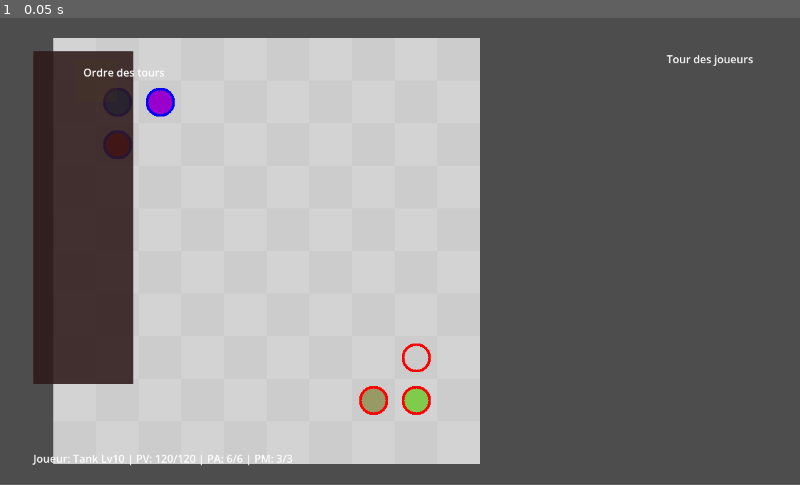
Above: before the commit, frame 1.
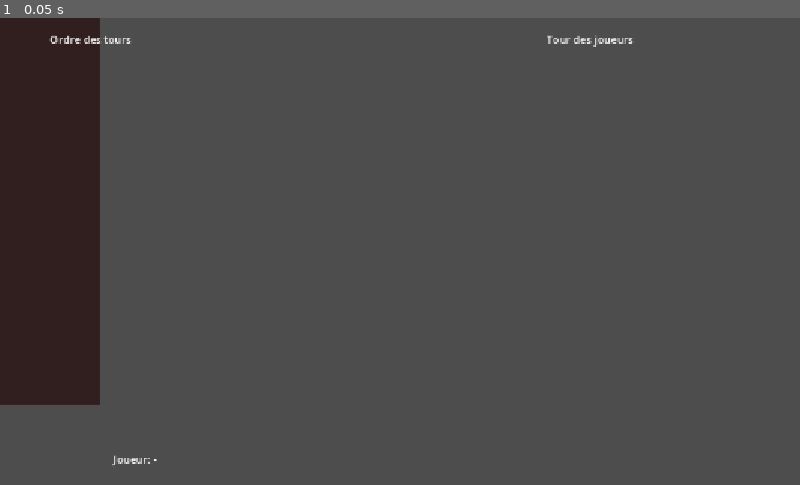
Above: after the commit, the same moment.

Repository: CharlieG42/Zimut
Game: Godot game, scene res://scenes/Main.tscn
Same seed, same stepped clock (60 frames per second), same inputs: the game is played once before the commit and once after it.
Inputs:
- Up to frame 1 (0.05 s): no input
In our replay, the window is 800x466 before the commit and 800x467 after it. These sizes can differ from the game's own. Grey fills any space a smaller window leaves; there, only what the larger window draws over its background counts as a difference.

The runs differ from the first frame. In frame 1, 49% of the frame differs, in the area x 0-95%, y 0-96%.
Error before the commit: Invalid call. Nonexistent function 'clear' in base 'VBoxContainer'. (res://scripts/Main.gd:65)
Error after the commit: Parse Error: Class "GameManager" hides an autoload singleton. (res://scripts/GameManager.gd:2)

Commit message:
Modif proposées par ClaudeAI

Diff:
--- a/prototype/Godot/project.godot
+++ b/prototype/Godot/project.godot
@@ -23,6 +23,7 @@
 
 window/size/viewport_width=1200
 window/size/viewport_height=700
+window/size/resizable=false
 window/stretch/mode="canvas_items"
 window/handheld/orientation="landscape"
 
--- a/prototype/Godot/scenes/Main.tscn
+++ b/prototype/Godot/scenes/Main.tscn
@@ -8,20 +8,22 @@
 script = ExtResource( 1 )
 
 [node name="Grid" type="Node2D" parent="."]
-position = Vector2(400, 350)
+# CORRIGÉ : déplacé de (400,350) à (530,350) pour que les cellules commencent
+# à x=210 (hors du TurnOrderPanel qui finit à x=200).
+position = Vector2(530, 350)
 
 [node name="TurnLabel" type="Label" parent="."]
-position = Vector2(1000, 50)
+position = Vector2(820, 20)
 text = "Tour des joueurs"
 label/settings/font_size = 24
 
 [node name="PlayerInfoLabel" type="Label" parent="."]
-position = Vector2(50, 650)
+position = Vector2(170, 650)
 text = "Joueur: -"
 label/settings/font_size = 18
 
 [node name="MessageLabel" type="Label" parent="."]
-position = Vector2(600, 650)
+position = Vector2(530, 650)
 text = ""
 label/settings/font_size = 18
 horizontal_alignment = 1
@@ -45,34 +47,36 @@
 horizontal_alignment = 1
 
 [node name="SpellPanel" type="Panel" parent="."]
-position = Vector2(700, 100)
-size = Vector2(300, 400)
+# CORRIGÉ : déplacé à droite de la grille (qui va jusqu'à x≈786) et agrandi
+position = Vector2(800, 50)
+size = Vector2(380, 580)
 visible = false
 z_index = 50
 
 [node name="SpellPanelBackground" type="ColorRect" parent="./SpellPanel"]
 position = Vector2(0, 0)
-size = Vector2(300, 400)
+size = Vector2(380, 580)
 color = Color(0.1, 0.1, 0.2, 0.8)
 
 [node name="SpellPanelLabel" type="Label" parent="./SpellPanel"]
-position = Vector2(150, 20)
+position = Vector2(190, 20)
 text = "Sorts disponibles"
 label/settings/font_size = 20
 horizontal_alignment = 1
 
 [node name="SpellContainer" type="VBoxContainer" parent="./SpellPanel"]
 position = Vector2(20, 60)
-size = Vector2(260, 320)
+size = Vector2(340, 500)
 
 [node name="TurnOrderPanel" type="Panel" parent="."]
-position = Vector2(50, 50)
-size = Vector2(150, 500)
+# Légèrement décalé à gauche pour plus d'espace
+position = Vector2(10, 50)
+size = Vector2(150, 580)
 z_index = 40
 
 [node name="TurnOrderBackground" type="ColorRect" parent="./TurnOrderPanel"]
 position = Vector2(0, 0)
-size = Vector2(150, 500)
+size = Vector2(150, 580)
 color = Color(0.2, 0.1, 0.1, 0.7)
 
 [node name="TurnOrderLabel" type="Label" parent="./TurnOrderPanel"]
@@ -82,5 +86,5 @@
 horizontal_alignment = 1
 
 [node name="TurnOrderContainer" type="VBoxContainer" parent="./TurnOrderPanel"]
-position = Vector2(20, 60)
-size = Vector2(110, 420)
+position = Vector2(10, 60)
+size = Vector2(130, 500)
--- a/prototype/Godot/scripts/Cell.gd
+++ b/prototype/Godot/scripts/Cell.gd
@@ -3,7 +3,7 @@
 ## Cell.gd - Version corrigée pour GDScript 4.x
 
 var grid_position: Vector2i = Vector2i(0, 0)
-var entity = null  # Pas de typage Dictionary
+var entity = null
 var selected: bool = false
 var highlighted: bool = false
 
@@ -11,20 +11,17 @@
 
 
 func _ready():
-    # Créer un fond (ColorRect)
     var bg = ColorRect.new()
     bg.name = "Background"
     bg.color = Color.LIGHT_GRAY if (grid_position.x + grid_position.y) % 2 == 0 else Color(0.8, 0.8, 0.8)
     bg.size = Vector2(64, 64)
     add_child(bg)
 
-    # Créer le sprite de l'entité
     var entity_sprite = Sprite2D.new()
     entity_sprite.name = "EntitySprite"
     entity_sprite.position = Vector2(32, 32)
     add_child(entity_sprite)
 
-    # Créer la bordure
     var border = Sprite2D.new()
     border.name = "Border"
     border.position = Vector2(32, 32)
@@ -34,30 +31,25 @@
 
 
 func update_appearance():
-    # Mettre à jour le fond
     var bg = get_node_or_null("Background")
     if bg:
         bg.color = Color.LIGHT_GRAY if (grid_position.x + grid_position.y) % 2 == 0 else Color(0.8, 0.8, 0.8)
 
-    # Afficher l'entité
     if entity:
         var entity_sprite = get_node_or_null("EntitySprite")
         var border = get_node_or_null("Border")
-        var center: Vector2 = Vector2(32, 32)  # Déclaré explicitement
-        var radius: float = 20.0  # Déclaré explicitement
+        var center: Vector2 = Vector2(32, 32)
+        var radius: float = 20.0
 
         if entity_sprite:
             entity_sprite.visible = true
-            # Créer une texture de cercle coloré
             var img = Image.create(64, 64, false, Image.FORMAT_RGBA8)
             img.fill(Color(0, 0, 0, 0))
             var color = GameManager.COLORS.get(entity.get("classe", ""), Color(0.5, 0.5, 0.5))
-
-            for x in range(64):
-                for y in range(64):
-                    if (Vector2(x, y) - center).length() < radius:
-                        img.set_pixel(x, y, color)
-
+            for px in range(64):
+                for py in range(64):
+                    if (Vector2(px, py) - center).length() < radius:
+                        img.set_pixel(px, py, color)
             entity_sprite.texture = ImageTexture.create_from_image(img)
 
         if border:
@@ -65,14 +57,13 @@
             var border_color = Color.BLUE if entity.get("entity_type", "") == "Player" else Color.RED
             var border_img = Image.create(64, 64, false, Image.FORMAT_RGBA8)
             border_img.fill(Color(0, 0, 0, 0))
-            for x in range(64):
-                for y in range(64):
-                    var dist = (Vector2(x, y) - center).length()
+            for px in range(64):
+                for py in range(64):
+                    var dist = (Vector2(px, py) - center).length()
                     if dist > radius - 2 and dist < radius + 2:
-                        border_img.set_pixel(x, y, border_color)
+                        border_img.set_pixel(px, py, border_color)
             border.texture = ImageTexture.create_from_image(border_img)
 
-        # Surligner si sélectionné
         if selected:
             var select = get_node_or_null("Selection")
             if not select:
@@ -113,7 +104,8 @@
 
 func _input(event: InputEvent) -> void:
     if event is InputEventMouseButton and event.pressed and event.button_index == MOUSE_BUTTON_LEFT:
-        var mouse_pos = get_global_mouse_position()
-        var local_pos = to_local(mouse_pos)
-        if Rect2(-32, -32, 64, 64).has_point(local_pos):
+        var local_pos = to_local(get_global_mouse_position())
+        # CORRIGÉ : le fond de la cellule occupe (0,0)→(64,64) en espace local,
+        # l'ancien Rect2(-32,-32,64,64) ne couvrait que la moitié supérieure-gauche.
+        if Rect2(0, 0, 64, 64).has_point(local_pos):
             cell_clicked.emit(grid_position.x, grid_position.y)
--- a/prototype/Godot/scripts/GameManager.gd
+++ b/prototype/Godot/scripts/GameManager.gd
@@ -1,4 +1,5 @@
 extends Node
+class_name GameManager
 ## GameManager - Gère la logique globale du jeu WildZimut
 
 const GRID_SIZE := 10
@@ -217,7 +218,7 @@
                     current_player["y"] = y
                     grid[y][x] = current_player
                     current_player["current_pm"] -= 1
-                    entity_moved.emit(current_player, Vector2i(current_player["x"] - dx, current_player["y"] - dy), cell_pos)
+                    entity_moved.emit(current_player, Vector2i(int(current_player["x"]) - dx, int(current_player["y"]) - dy), cell_pos)
                     selected_entity = null
                     show_spells = false
                     player_changed.emit(current_player_index)
--- a/prototype/Godot/scripts/Main.gd
+++ b/prototype/Godot/scripts/Main.gd
@@ -14,7 +14,9 @@
 @onready var turn_order_panel: Panel = $TurnOrderPanel
 @onready var turn_order_container: VBoxContainer = $TurnOrderPanel/TurnOrderContainer
 
-@onready var game_manager: GameManager = GameManager
+# CORRIGÉ : GameManager est un autoload, on y accède directement sans @onready
+# Le type hint GameManager fonctionne maintenant grâce à class_name dans GameManager.gd
+var game_manager: GameManager
 
 var cell_nodes: Array = []
 var spell_buttons: Array = []
@@ -22,6 +24,7 @@
 
 
 func _ready():
+    game_manager = GameManager  # référence à l'autoload
     get_viewport().size = Vector2(1200, 700)
     init_grid_display()
     init_turn_order_display()
@@ -39,7 +42,6 @@
     spell_panel.visible = false
     update_ui()
 
-    # Afficher les sorts du joueur initial après un petit délai
     await get_tree().process_frame
     if game_manager.players.size() > 0:
         show_spells_for_player(game_manager.players[0])
@@ -62,12 +64,18 @@
 
 func init_turn_order_display():
     turn_order_labels = []
-    turn_order_container.clear()
+    # CORRIGÉ : VBoxContainer n'a pas de méthode clear() → supprimer les enfants manuellement
+    for child in turn_order_container.get_children():
+        child.queue_free()
+
     for i in range(game_manager.players.size()):
         var player = game_manager.players[i]
         var label = Label.new()
         label.text = "%d. %s" % [i + 1, player.get("name", "Joueur")]
-        label.label_settings.font_size = 16
+        # CORRIGÉ : label_settings est null par défaut, il faut créer l'objet
+        var settings = LabelSettings.new()
+        settings.font_size = 16
+        label.label_settings = settings
         label.add_theme_color_override("font_color", Color.WHITE)
         turn_order_container.add_child(label)
         turn_order_labels.append(label)
@@ -75,9 +83,6 @@
 
 func _on_cell_clicked(x: int, y: int):
     if game_manager.game_over:
-        return
-    if game_manager.selected_spell != null:
-        game_manager.handle_cell_selected(Vector2i(x, y))
         return
     game_manager.handle_cell_selected(Vector2i(x, y))
 
@@ -86,7 +91,10 @@
     for button in spell_buttons:
         button.queue_free()
     spell_buttons = []
-    spell_container.clear()
+    # CORRIGÉ : VBoxContainer n'a pas de méthode clear() → supprimer les enfants manuellement
+    for child in spell_container.get_children():
+        child.queue_free()
+
     for spell in player.get("spells", []):
         var button = preload("res://scripts/SpellButton.gd").new()
         button.spell = spell
@@ -115,16 +123,17 @@
 
 func _on_player_changed(index: int):
     update_ui()
+    update_entity_display()
     if game_manager.current_turn == 0 and game_manager.players.size() > index:
         var current_player = game_manager.players[index]
         show_spells_for_player(current_player)
     else:
         hide_spell_panel()
 
-func _on_entity_selected(entity):
-    update_ui()
-
-func _on_spell_selected(spell):
+func _on_entity_selected(_entity):
+    update_ui()
+
+func _on_spell_selected(_spell):
     pass
 
 func _on_game_ended(victory: bool):
@@ -135,13 +144,13 @@
     else:
         game_over_label.text = "DEFAITE..."
 
-func _on_entity_moved(entity, from_pos: Vector2i, to_pos: Vector2i):
-    update_entity_display()
-
-func _on_entity_attacked(attacker, target, damage: int):
-    update_entity_display()
-
-func _on_spell_casted(caster, spell, target, result: String):
+func _on_entity_moved(_entity, _from_pos: Vector2i, _to_pos: Vector2i):
+    update_entity_display()
+
+func _on_entity_attacked(_attacker, _target, _damage: int):
+    update_entity_display()
+
+func _on_spell_casted(_caster, _spell, _target, result: String):
     update_entity_display()
     add_message(result)
     hide_spell_panel()
@@ -176,7 +185,7 @@
         if i < game_manager.players.size():
             var player = game_manager.players[i]
             var label = turn_order_labels[i]
-            var is_current = (i == game_manager.current_player_index && game_manager.current_turn == 0)
+            var is_current = (i == game_manager.current_player_index and game_manager.current_turn == 0)
             if is_current:
                 label.add_theme_color_override("font_color", Color.YELLOW)
                 label.text = "%d. %s (ACTIF)" % [i + 1, player.get("name", "Joueur")]
@@ -209,7 +218,10 @@
 func add_message(message: String):
     message_label.text = message
     var timer = Timer.new()
-    timer.timeout = 2.0
+    # CORRIGÉ : timer.timeout est un signal, pas une propriété.
+    # La durée se définit avec wait_time, et one_shot évite la répétition.
+    timer.wait_time = 2.0
+    timer.one_shot = true
     timer.timeout.connect(func(): message_label.text = "")
     add_child(timer)
     timer.start()
--- a/prototype/Godot/scripts/SpellButton.gd
+++ b/prototype/Godot/scripts/SpellButton.gd
@@ -8,6 +8,9 @@
 
 
 func _ready():
+    # CORRIGÉ : connexion du signal pressed qui manquait
+    pressed.connect(_on_pressed)
+
     if spell:
         text = spell.get("name", "Sort")
         var cost_text = ""
Not shown, changed: prototype/Godot/export_presets.cfg
Not shown, changed: prototype/Godot/scripts/Cell.gd.uid
Not shown, changed: prototype/Godot/scripts/GameManager.gd.uid
Not shown, changed: prototype/Godot/scripts/Main.gd.uid
Not shown, added: prototype/Godot/scripts/SpellButton.gd.uid
